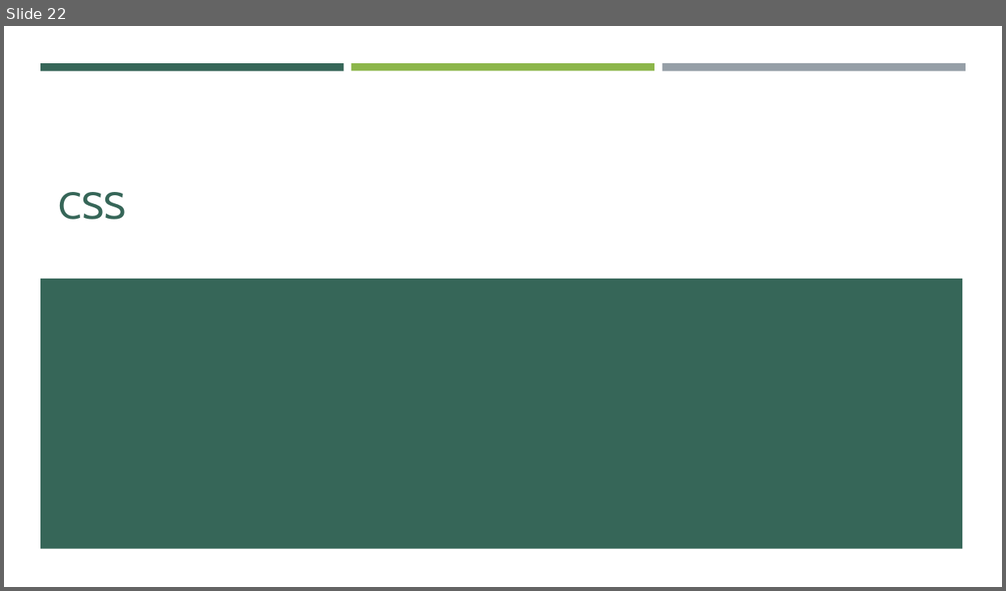
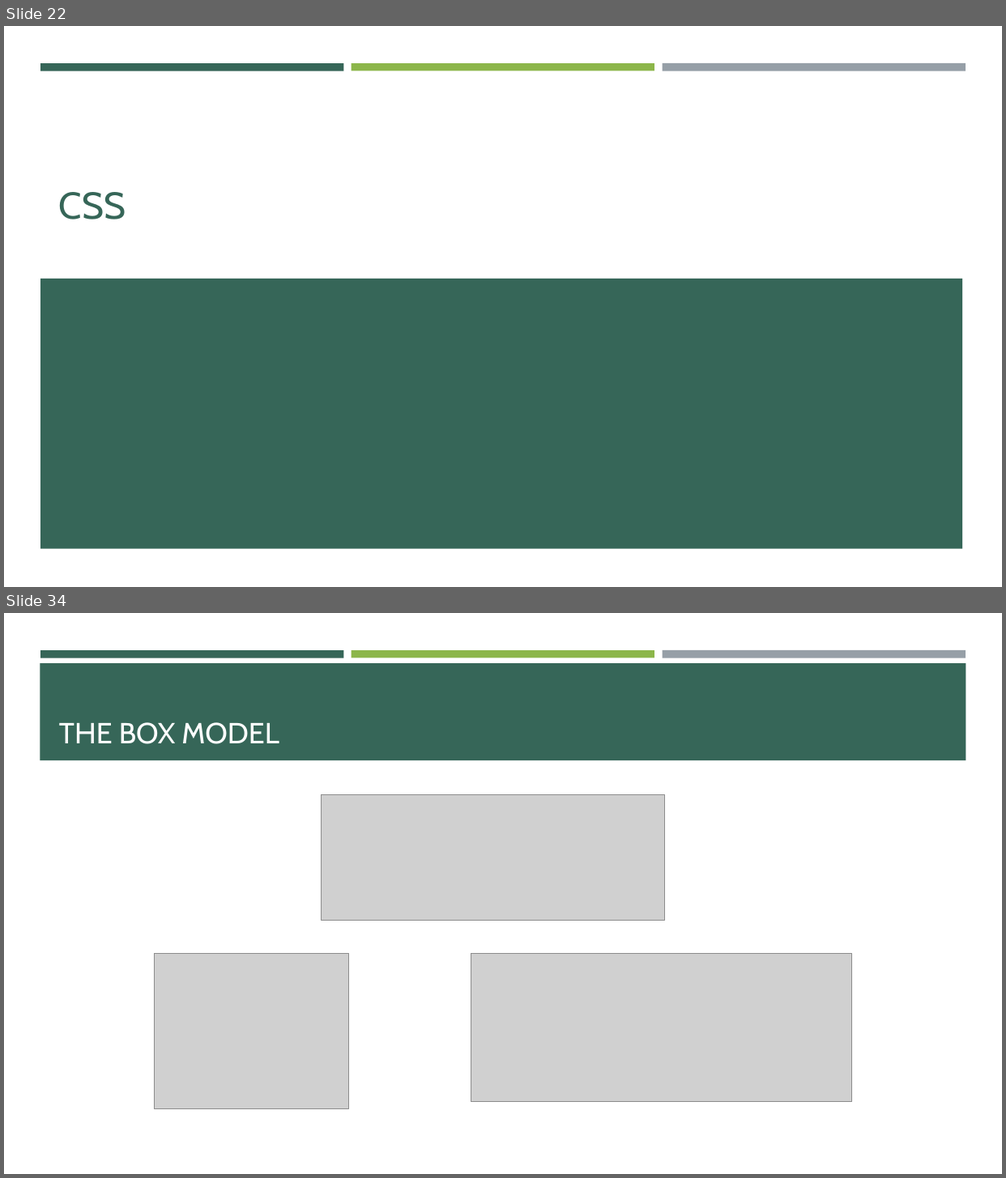
Before and after one commit to e-m-wilson/SNOW, a slide deck: Week_1/003-HTML_&_CSS/HTML-CSS.pptx. Shown one above the other, each under a label of ours: slide 22 before the commit, slides 22 and 34 after it; the slides between them are not shown. The pictures are 1006x591 and 1006x1178 pixels, drawn with LibreOffice and Linux fonts; fonts in the diff are those of the drawing; grey boxes stand for pictures. Boxes give left, top, right and bottom in pixels: in the first picture for what was removed or moved away, otherwise in the second. Text is boxed around its words. In the diff, an @@ line names an element or a change of style, - is before the commit and + after.

```diff
--- a/Week_1/003-HTML_&_CSS/HTML-CSS.pptx
+++ b/Week_1/003-HTML_&_CSS/HTML-CSS.pptx
@@ slide 34 added at (4, 613, 1002, 1174), background #FFFFFF; not listed: 3 template elements that a slide beside it also shows @@
@@ rectangle added at (40, 663, 966, 760), fill #366658 @@
@@ title added at (59, 722, 279, 744), 28 pt, text #FFFFFF @@
+THE BOX MODEL
@@ picture added at (322, 795, 664, 921) @@
@@ picture added at (155, 954, 348, 1109) @@
@@ picture added at (471, 954, 851, 1102) @@
```
Also in this commit, not shown: 20 other slides added, 1 other file.
